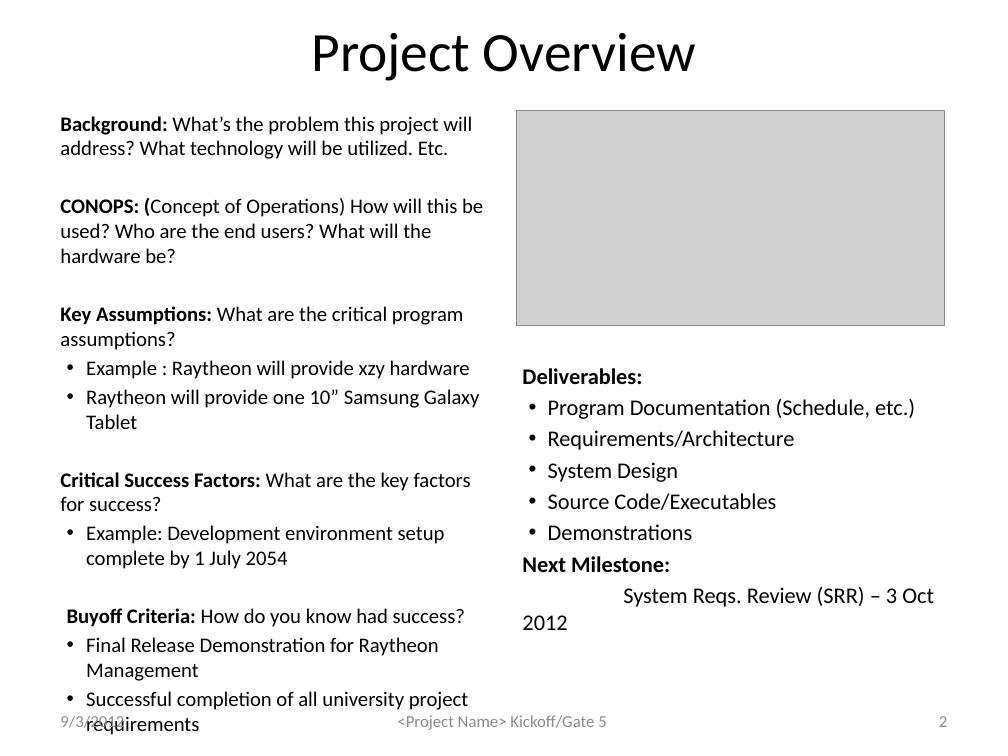
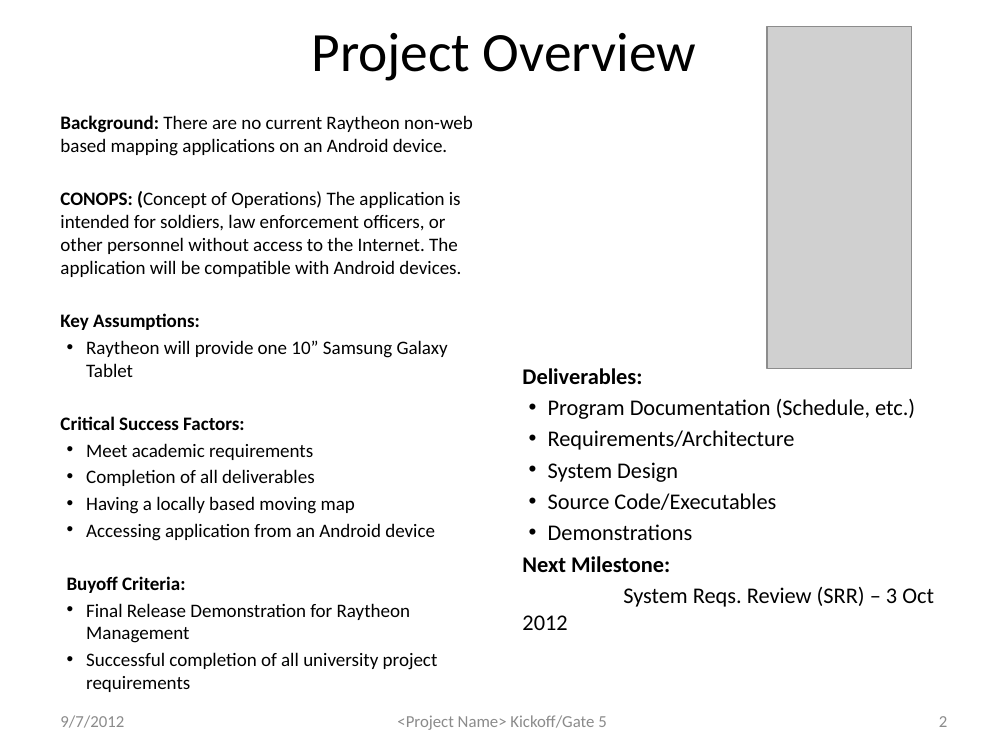
Before and after one commit to atniptw/Senior-Project, a slide deck: slide 2 of Documents/PowerPoints/Senior Design Project - Gate 5 1.0.pptx. Drawn at 1008x756 pixels with LibreOffice and Linux fonts; fonts in the diff are those of the drawing; grey boxes stand for pictures. Boxes give left, top, right and bottom in pixels: in the first picture for what was removed or moved away, otherwise in the second. Text is boxed around its words. In the diff, an @@ line names an element or a change of style, - is before the commit and + after.

```diff
--- a/Documents/PowerPoints/Senior Design Project - Gate 5 1.0.pptx
+++ b/Documents/PowerPoints/Senior Design Project - Gate 5 1.0.pptx
@@ picture added at <box>767,26,912,368</box> @@
@@ text at <box>60,115,473,330</box>: text changed; size 14.8 to 13.6 pt @@
-Background: What’s the problem this project will address? What technology will be utilized. Etc.
-CONOPS: (Concept of Operations) How will this be used? Who are the end users? What will the hardware be?
-Key Assumptions: What are the critical program assumptions?
-• Example : Raytheon will provide xzy hardware
+Background: There are no current Raytheon non-web based mapping applications on an Android device.
+CONOPS: (Concept of Operations) The application is intended for soldiers, law enforcement officers, or other personnel without access to the Internet. The application will be compatible with Android devices.
+Key Assumptions:
@@ picture removed at <box>516,111,944,326</box> @@
@@ text at <box>86,340,448,692</box>: size 14.8 to 13.6 pt in "Raytheon will provide one 10” Samsung Galaxy ...", "Final Release Demonstration for Raytheon Management", "Successful completion of all university project requirements" @@
@@ text at <box>60,416,435,593</box>: text changed; size 14.8 to 13.6 pt @@
-Critical Success Factors: What are the key factors for success?
-• Example: Development environment setup complete by 1 July 2054
-Buyoff Criteria: How do you know had success?
+Critical Success Factors:
+• Meet academic requirements
+• Completion of all deliverables
+• Having a locally based moving map
+• Accessing application from an Android device
+Buyoff Criteria:
@@ text at <box>60,715,124,728</box>: text changed @@
-9/3/2012
+9/7/2012
```
Also in this commit, not shown: 7 other slides changed, 3 slides added, 6 other files.
